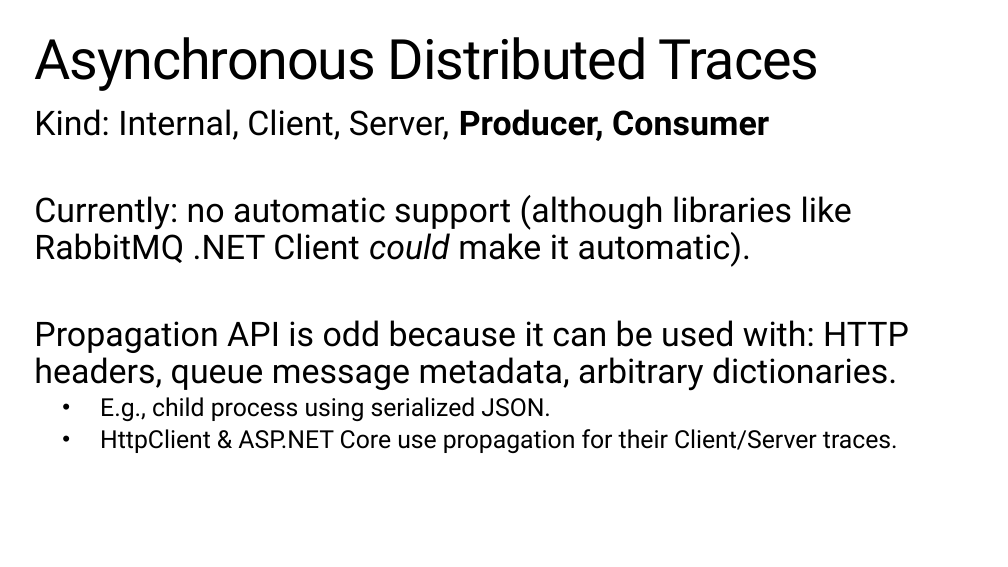
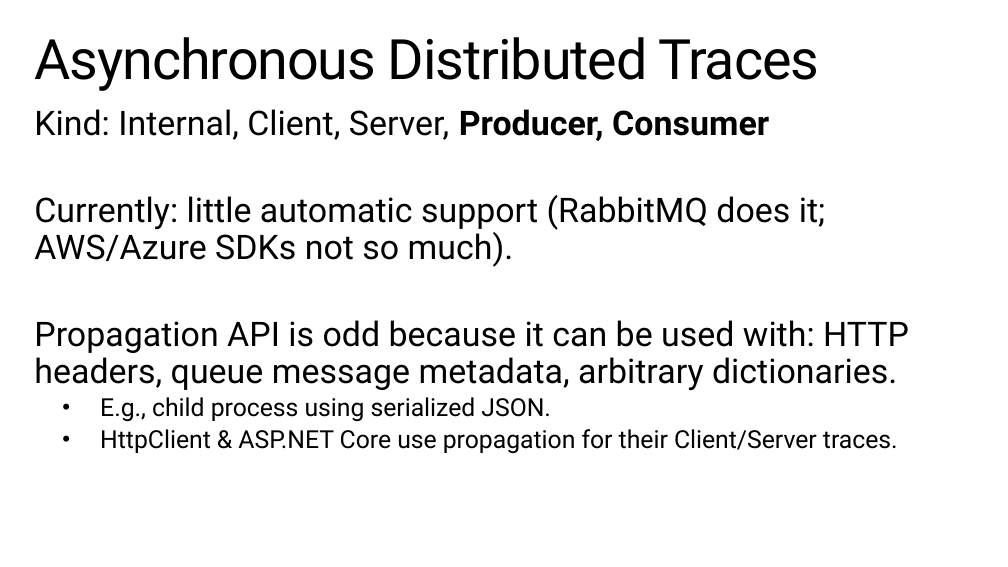
Before and after one commit to StephenCleary/Presentations, a slide deck: slide 33 of Telemetry/Logging Hero.pptx. Drawn at 1008x567 pixels with LibreOffice and Linux fonts; fonts in the diff are those of the drawing; background and template pictures are left out. Boxes give left, top, right and bottom in pixels: in the first picture for what was removed or moved away, otherwise in the second. Text is boxed around its words. In the diff, an @@ line names an element or a change of style, - is before the commit and + after.

```diff
--- a/Telemetry/Logging Hero.pptx
+++ b/Telemetry/Logging Hero.pptx
@@ text at box(34, 195, 825, 267): text changed @@
-Currently: no automatic support (although libraries like RabbitMQ .NET Client could make it automatic).
+Currently: little automatic support (RabbitMQ does it; AWS/Azure SDKs not so much).
```
Also in this commit, not shown: 2 other slides changed.
